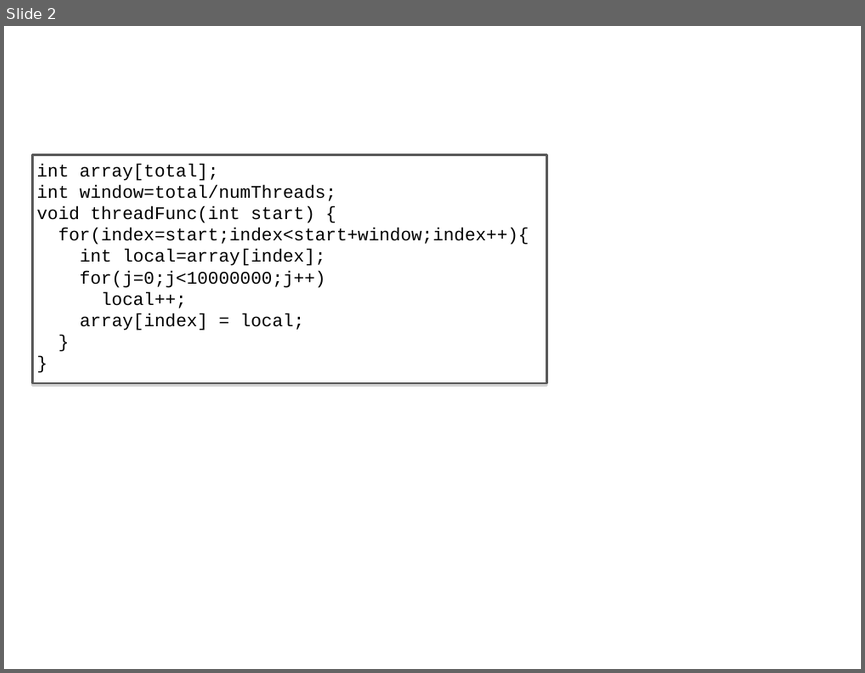
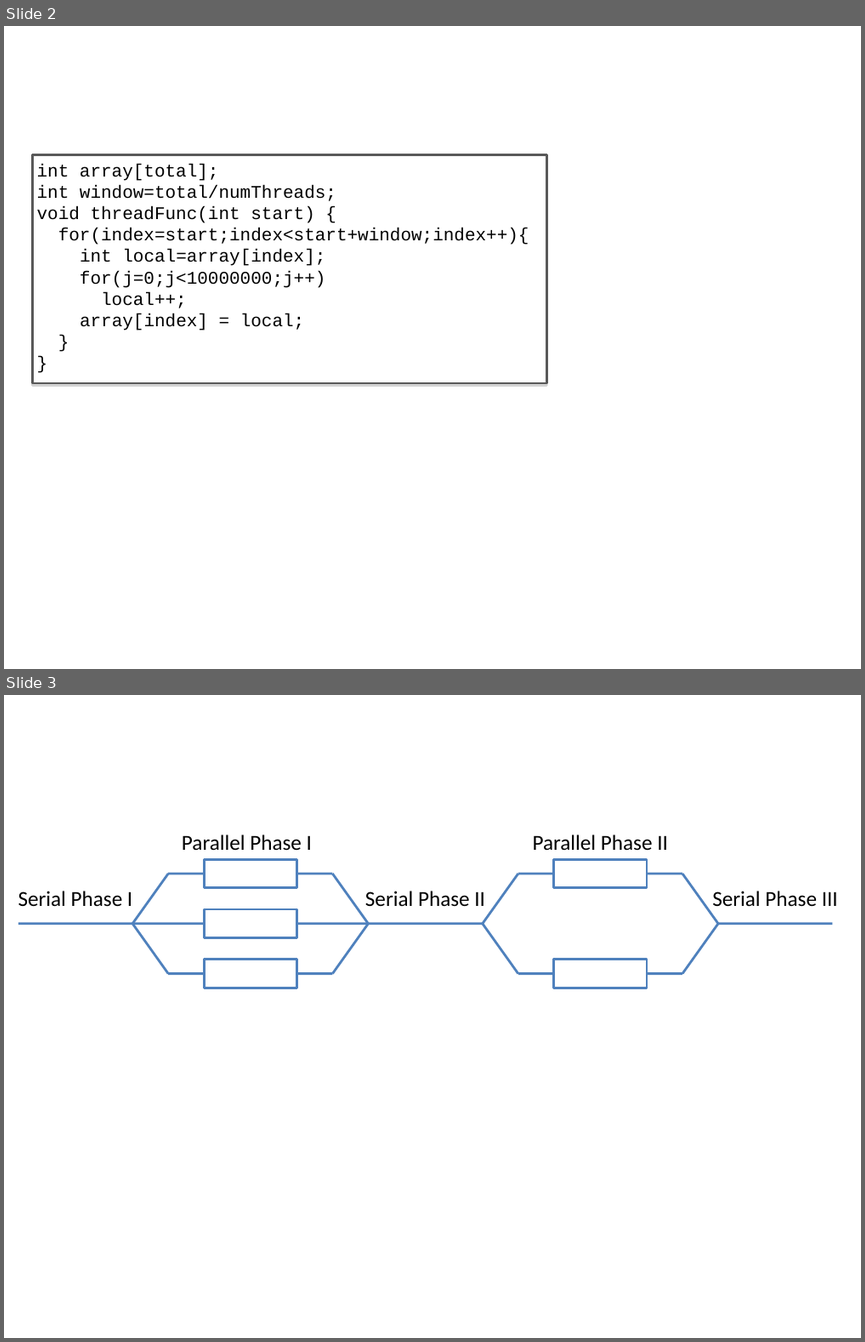
Before and after one commit to UTSASRG/Cheetah, a slide deck: figure/Figure2.ppt. Shown one above the other, each under a label of ours: slide 2 before the commit, slides 2 and 3 after it. The pictures are 865x673 and 865x1342 pixels, drawn with LibreOffice and Linux fonts; fonts in the diff are those of the drawing. Boxes give left, top, right and bottom in pixels: in the first picture for what was removed or moved away, otherwise in the second. Text is boxed around its words. In the diff, an @@ line names an element or a change of style, - is before the commit and + after.

```diff
--- a/figure/Figure2.ppt
+++ b/figure/Figure2.ppt
@@ slide 3 added at box(4, 695, 861, 1338), background #FFFFFF @@
@@ text added at box(182, 834, 312, 851), 18 pt, text #000000 @@
+Parallel Phase I
@@ text added at box(533, 834, 668, 851), 18 pt, text #000000 @@
+Parallel Phase II
@@ rectangle added at box(204, 860, 296, 888), fill #FFFFFF, outline #4F81BD 2.01 pt @@
@@ rectangle added at box(554, 860, 647, 888), fill #FFFFFF, outline #4F81BD 2.01 pt @@
@@ text added at box(18, 891, 132, 907), 18 pt, text #000000 @@
+Serial Phase I
@@ line added from (132, 924) to (169, 873), #4F81BD 2.01 pt @@
@@ line added from (169, 873) to (204, 873), #4F81BD 2.01 pt @@
@@ line added from (297, 873) to (332, 873), #4F81BD 2.01 pt @@
@@ line added from (332, 873) to (368, 924), #4F81BD 2.01 pt @@
@@ text added at box(365, 891, 485, 906), 18 pt, text #000000 @@
+Serial Phase II
@@ line added from (482, 924) to (518, 873), #4F81BD 2.01 pt @@
@@ line added from (518, 873) to (554, 873), #4F81BD 2.01 pt @@
@@ line added from (647, 873) to (682, 873), #4F81BD 2.01 pt @@
@@ line added from (682, 873) to (718, 924), #4F81BD 2.01 pt @@
@@ text added at box(712, 891, 838, 907), 18 pt, text #000000 @@
+Serial Phase III
@@ line added from (18, 924) to (132, 924), #4F81BD 2.01 pt @@
@@ line added from (132, 924) to (204, 924), #4F81BD 2.01 pt @@
@@ line added from (132, 924) to (169, 974), #4F81BD 2.01 pt @@
@@ rectangle added at box(204, 909, 296, 937), fill #FFFFFF, outline #4F81BD 2.01 pt @@
@@ line added from (297, 924) to (368, 924), #4F81BD 2.01 pt @@
@@ line added from (332, 974) to (368, 924), #4F81BD 2.01 pt @@
@@ line added from (368, 924) to (482, 924), #4F81BD 2.01 pt @@
@@ line added from (482, 924) to (518, 974), #4F81BD 2.01 pt @@
@@ line added from (682, 974) to (718, 924), #4F81BD 2.01 pt @@
@@ line added from (718, 924) to (833, 924), #4F81BD 2.01 pt @@
@@ line added from (169, 974) to (204, 974), #4F81BD 2.01 pt @@
@@ rectangle added at box(204, 959, 296, 987), fill #FFFFFF, outline #4F81BD 2.01 pt @@
@@ line added from (297, 974) to (332, 974), #4F81BD 2.01 pt @@
@@ line added from (518, 974) to (554, 974), #4F81BD 2.01 pt @@
@@ rectangle added at box(554, 959, 647, 987), fill #FFFFFF, outline #4F81BD 2.01 pt @@
@@ line added from (647, 974) to (682, 974), #4F81BD 2.01 pt @@
```
Also in this commit, not shown: 9 other files.
